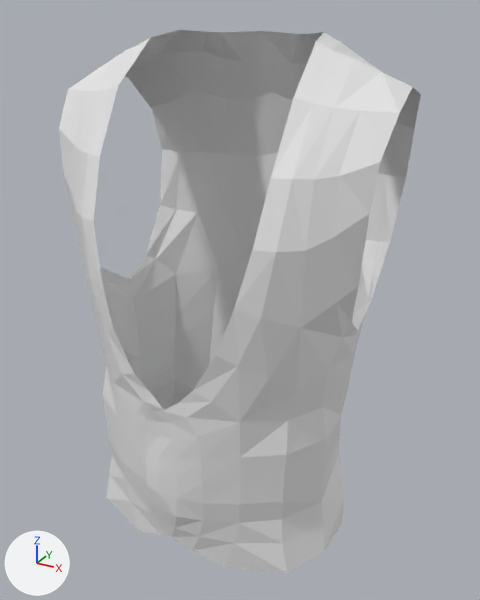
A saved change to the Blender file Scenes/Clothing Part/CarlosSA_Waistcoat_01.blend.
The view is the same before and after, from a 50 mm camera at (0.355, -0.619, 1.493) aimed at (0.016, -0.002, 1.184). The axes (+X, +Y, +Z) are drawn at lower left. The lights are the same throughout.

Objects in the first picture: 'BACK_LEFT', 'BACK_RIGHT', 'FRONT_LEFT', 'FRONT_RIGHT'.
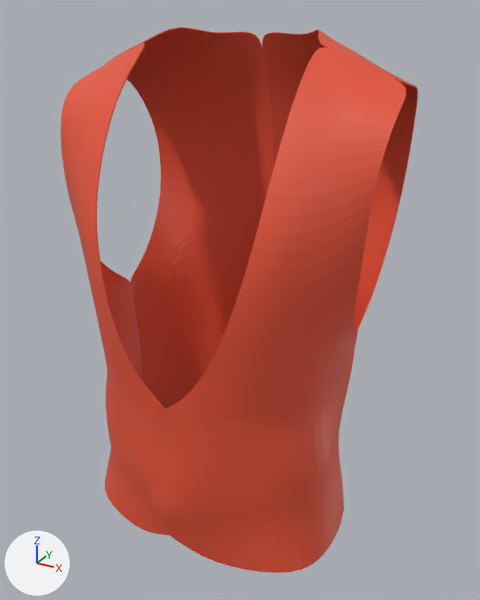
The change, as JSON lines over the scene's bpy script:
```json
{"op": "add", "block": "mat_matériau", "code": ["mat_matériau = principled_material('Matériau')", "mat_matériau.base_color = (0.8, 0.0867, 0.0387)  # red #e75337"]}
{"block": "me_retopoflow", "where": "me_retopoflow.from_pydata(...)  # 80 vertices, 59 faces; spans x 0.0..0.186, y -0.002..0.125, z 0.892..1.471"}
{"op": "add", "block": "me_retopoflow", "code": "me_retopoflow.materials.append(mat_matériau)  # red #e75337"}
{"block": "me_retopoflow_001", "where": "me_retopoflow_001.from_pydata(...)  # 101 vertices, 78 faces; spans x -0.189..0.027, y -0.142..0.017, z 0.905..1.464"}
{"op": "add", "block": "me_retopoflow_001", "code": "me_retopoflow_001.materials.append(mat_matériau)  # red #e75337"}
{"block": "me_retopoflow_002", "where": "me_retopoflow_002.from_pydata(...)  # 80 vertices, 59 faces; spans x -0.186..0.0, y -0.002..0.125, z 0.892..1.471"}
{"op": "add", "block": "me_retopoflow_002", "code": "me_retopoflow_002.materials.append(mat_matériau)  # red #e75337"}
{"block": "me_retopoflow_006", "where": "me_retopoflow_006.from_pydata(...)  # 101 vertices, 78 faces; spans x -0.027..0.189, y -0.147..0.017, z 0.905..1.464"}
{"op": "add", "block": "me_retopoflow_006", "code": "me_retopoflow_006.materials.append(mat_matériau)  # red #e75337"}
{"op": "add", "block": "ob_front_left", "code": "_m = ob_front_left.modifiers.new('Subdivision', 'SUBSURF')"}
{"op": "add", "block": "ob_front_left", "code": "_m.levels = 2"}
{"op": "add", "block": "ob_front_left", "code": "_m = ob_front_left.modifiers.new('Solidifier', 'SOLIDIFY')"}
{"op": "add", "block": "ob_front_left", "code": "_m.thickness = 0.0012"}
```

Where the change shows, as pixel boxes (x1, y1, x2, y2) in the pictures (480 x 600 px):
```json
{"object": "FRONT_LEFT", "change": "recoloured, modifiers changed", "before": [144, 42, 413, 573], "after": [147, 47, 406, 573], "on screen": "grey to red"}
{"object": "BACK_RIGHT", "change": "recoloured", "before": [107, 27, 277, 410], "after": [107, 27, 277, 410], "on screen": "grey to red"}
{"object": "FRONT_RIGHT", "change": "recoloured", "before": [59, 38, 168, 535], "after": [59, 38, 168, 535], "on screen": "grey to red"}
{"object": "BACK_LEFT", "change": "recoloured", "before": [261, 29, 421, 511], "after": [261, 29, 421, 511], "on screen": "grey to red"}
```
